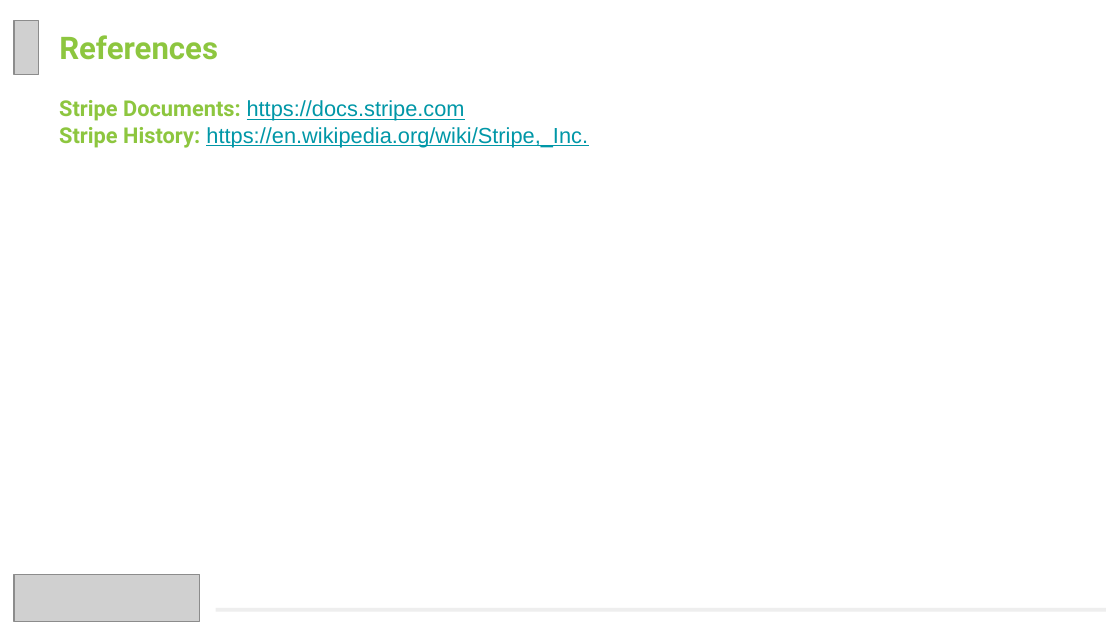
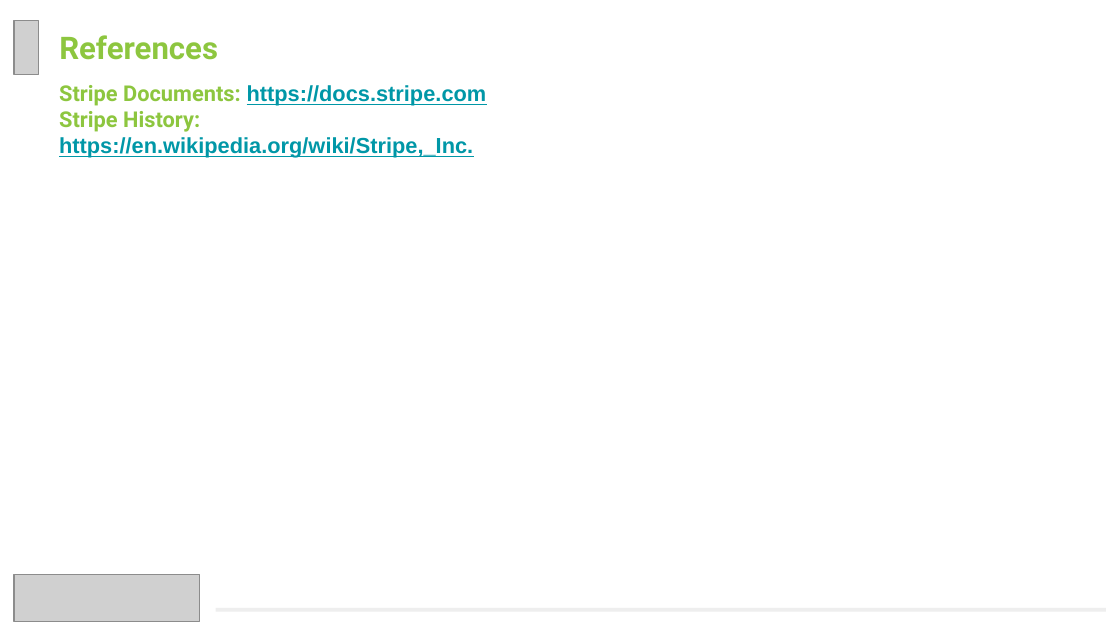
Before and after one commit to phattran-dev/Planning-Book, a slide deck: slide 15 of Documents/Stripe_PhatTran.pptx. Drawn at 1120x630 pixels with LibreOffice and Linux fonts; fonts in the diff are those of the drawing; grey boxes stand for pictures; background and template pictures are left out. Boxes give left, top, right and bottom in pixels: in the first picture for what was removed or moved away, otherwise in the second. Text is boxed around its words. In the diff, an @@ line names an element or a change of style, - is before the commit and + after.

```diff
--- a/Documents/Stripe_PhatTran.pptx
+++ b/Documents/Stripe_PhatTran.pptx
@@ text "Stripe Documents: https://docs.stripe.com": place and size @@
-text "Stripe Documents: https://docs.stripe.com" at <box>59,100,588,148</box>
+text "Stripe Documents: https://docs.stripe.com" at <box>59,85,487,158</box>
@@ text "Stripe Documents: https://docs.stripe.com" at <box>59,85,487,158</box>: bold on in "https://docs.stripe.com", "https://en.wikipedia.org/wiki/Stripe,_Inc." @@
```
Also in this commit, not shown: 1 other slide changed, 1 other file.
